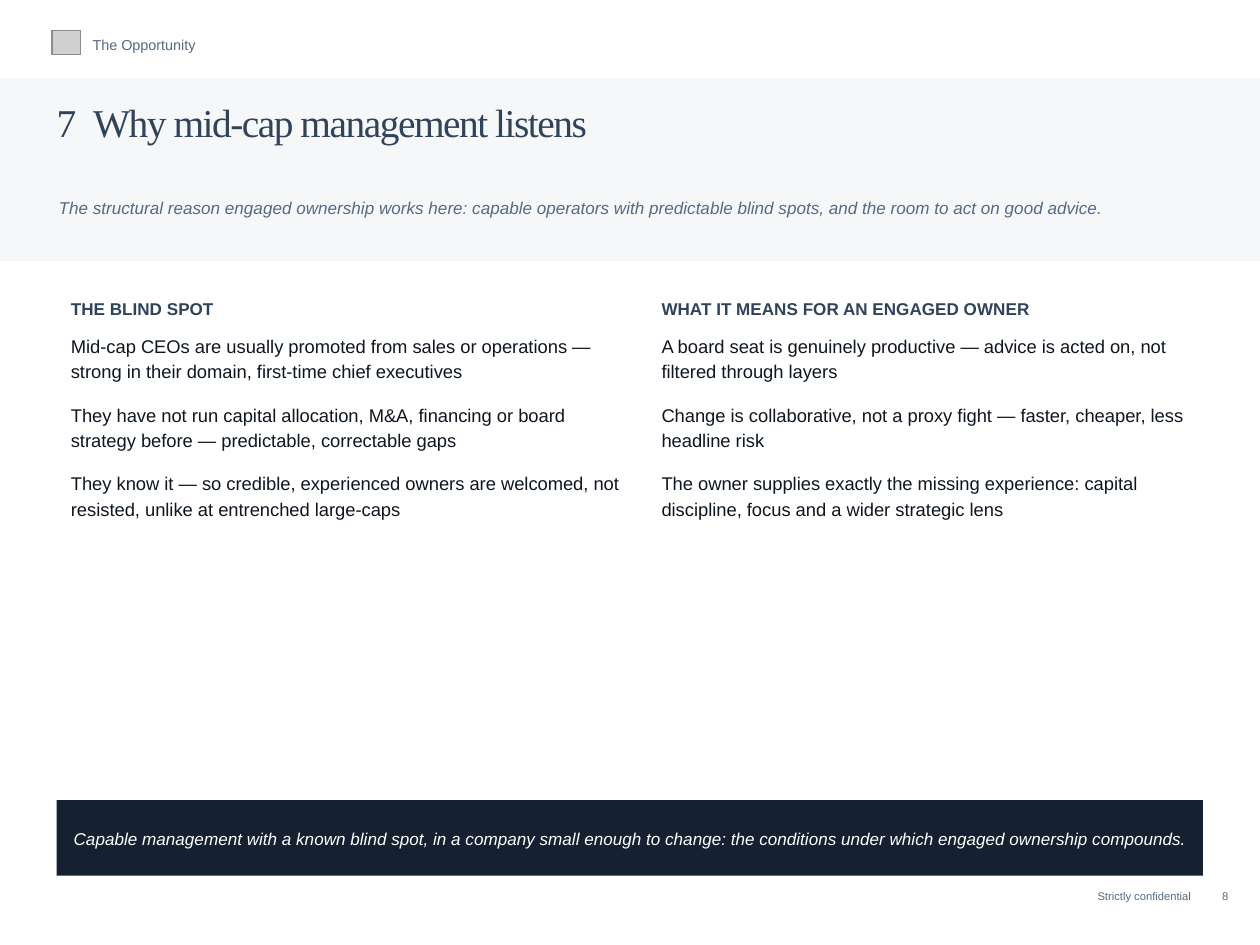
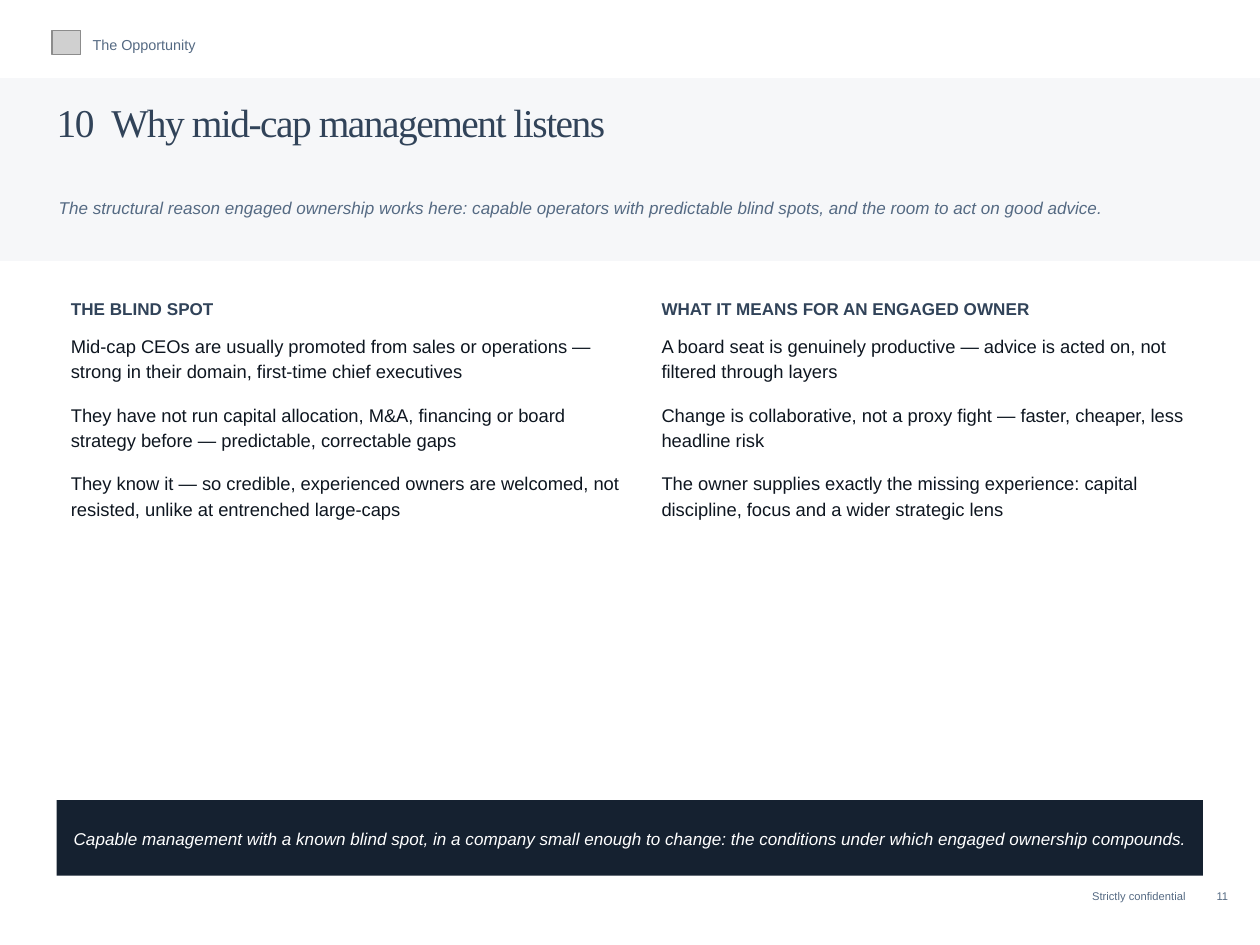
Before and after one commit to charette-lab/Claude, a slide deck: slide 13 of Athanase_Engaged_Ownership_Allocator_Deck.pptx (slide 10 before the commit). Drawn at 1260x945 pixels with LibreOffice and Linux fonts; fonts in the diff are those of the drawing; grey boxes stand for pictures. Boxes give left, top, right and bottom in pixels: in the first picture for what was removed or moved away, otherwise in the second. Text is boxed around its words. In the diff, an @@ line names an element or a change of style, - is before the commit and + after.

```diff
--- a/Athanase_Engaged_Ownership_Allocator_Deck.pptx
+++ b/Athanase_Engaged_Ownership_Allocator_Deck.pptx
@@ text at box(57, 109, 605, 145): text changed @@
-7 Why mid-cap management listens
+10 Why mid-cap management listens
@@ text at box(1092, 892, 1229, 902): text changed @@
-Strictly confidential 8
+Strictly confidential 11
```
Also in this commit, not shown: 58 other slides changed, 3 slides added, 1 other file.
